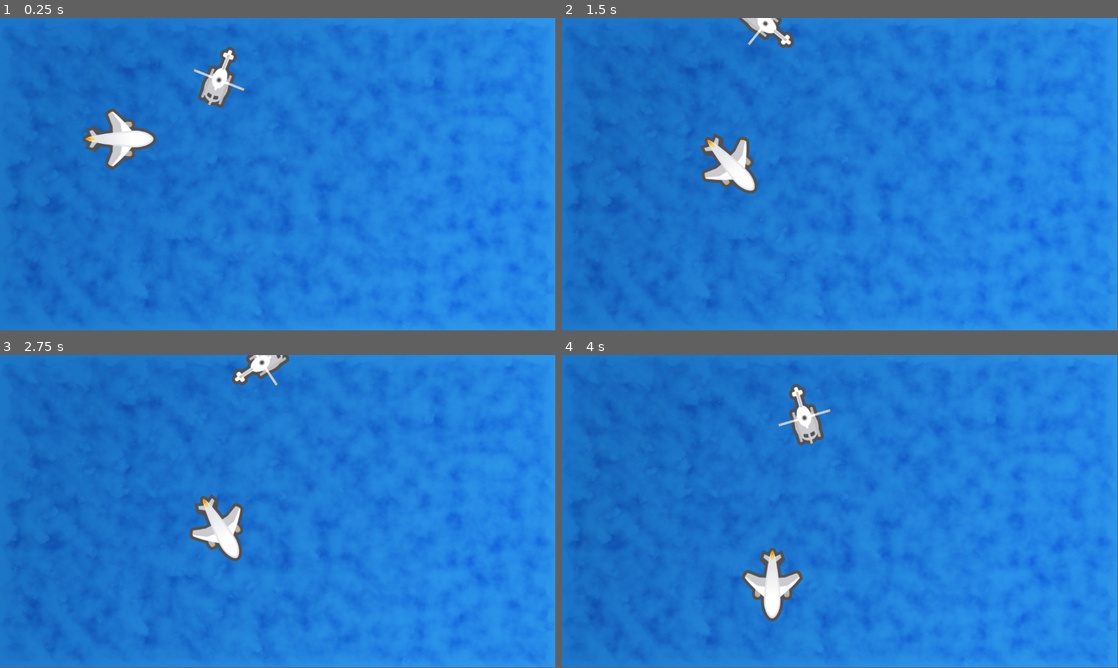
Above: before the commit, frames 1-4 (two rows, left to right).
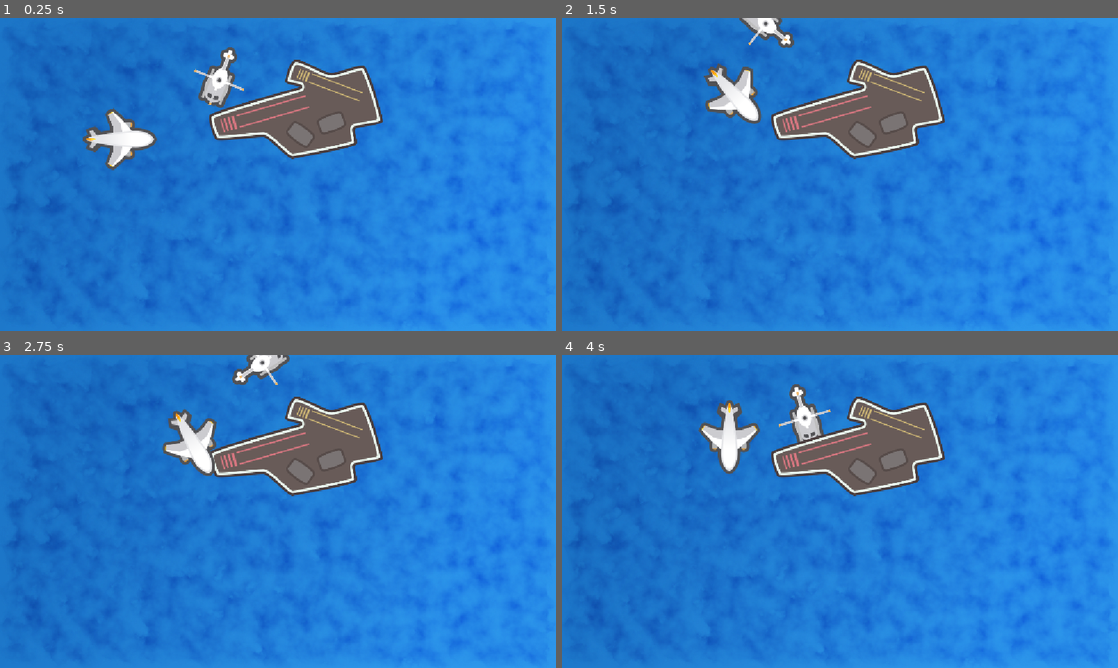
Above: after the commit, the same moments.

Repository: filipeAugusto99/FoudationsGodot
Game: Godot game, scene res://Scenes/Ocean/Ocean.tscn
Two runs of this game, one before a commit and one after it. Both use one fixed random seed, a clock stepped at 60 frames per second and the inputs below.
Inputs:
- Up to frame 1 (0.25 s): no input
- Up to frame 2 (1.5 s): tap Enter (ui_accept) at 0.5, 0.6, 0.77, 1.07, 1.35 s; hold Right (ui_right) 0.53-1.28 s; hold Left (ui_left) from 1.28 s (still down)
- Up to frame 3 (2.75 s): tap Enter (ui_accept) at 1.52, 1.82, 2.1 s; release Left (ui_left) at 2.03 s; hold Right (ui_right) from 2.03 s (still down)
- Up to frame 4 (4 s): tap Enter (ui_accept) at 2.85, 3.02, 3.32, 3.6, 3.77 s; release Right (ui_right) at 3.53 s; hold Left (ui_left) from 3.53 s (still down)
The window is 799x449 before the commit and 800x450 after it. Grey fills any space a smaller window leaves; there, only what the larger window draws over its background counts as a difference.

The runs differ from the first frame. In frame 1, 6.2% of the frame differs, in the area x 0-69%, y 9-100%; in frame 2, 8.5%; in frame 3, 8.5%; in frame 4, 8.6%.

Commit message:
Position and Global Position

Diff:
--- a/plane-game/Scenes/Ocean/Ocean.tscn
+++ b/plane-game/Scenes/Ocean/Ocean.tscn
@@ -5,6 +5,7 @@
 [ext_resource type="Texture2D" uid="uid://bhgg1tsdw1wqo" path="res://Assets/Plane.png" id="2_y20wh"]
 [ext_resource type="Texture2D" uid="uid://ej8gd8714mdm" path="res://Assets/Helicopter.png" id="3_fyc3p"]
 [ext_resource type="AudioStream" uid="uid://bqey0l188sb4d" path="res://Assets/eating.wav" id="5_fyc3p"]
+[ext_resource type="Texture2D" uid="uid://dey17slchef2l" path="res://Assets/Carrier.png" id="5_t11xa"]
 
 [node name="Ocean" type="Node2D" unique_id=1181523998]
 script = ExtResource("1_y20wh")
@@ -13,10 +14,6 @@
 texture = ExtResource("1_2ucyk")
 centered = false
 
-[node name="Plane" type="Sprite2D" parent="." unique_id=2046711761]
-position = Vector2(223, 251)
-texture = ExtResource("2_y20wh")
-
 [node name="Heli" type="Sprite2D" parent="." unique_id=1721312248]
 position = Vector2(482, 125)
 rotation = 1.5707964
@@ -24,3 +21,11 @@
 
 [node name="EatingSound" type="AudioStreamPlayer" parent="." unique_id=656825188]
 stream = ExtResource("5_fyc3p")
+
+[node name="Carrier" type="Sprite2D" parent="." unique_id=1761446161]
+position = Vector2(613, 189)
+texture = ExtResource("5_t11xa")
+
+[node name="Plane" type="Sprite2D" parent="Carrier" unique_id=2046711761]
+position = Vector2(-390, 62)
+texture = ExtResource("2_y20wh")
--- a/plane-game/Scenes/Ocean/ocean.gd
+++ b/plane-game/Scenes/Ocean/ocean.gd
@@ -1,6 +1,6 @@
 extends Node2D
 
-@onready var plane: Sprite2D = $Plane
+@onready var plane: Sprite2D = $Carrier/Plane
 @onready var heli: Sprite2D = $Heli
 @onready var eating_sound: AudioStreamPlayer = $EatingSound
 
@@ -24,9 +24,4 @@
 		plane.rotate(1.5 * delta)
 
 	if Input.is_action_just_pressed("ui_accept"):
-		eating_sound.play()
-
-
-func _unhandled_input(event):
-	if event.is_action_pressed("ui_left"):
-		print("ui_left detected")
+		plane.global_position = Vector2(350, 150)
--- a/plane-game/project.godot
+++ b/plane-game/project.godot
@@ -14,6 +14,15 @@
 run/main_scene="uid://ddonk3df4keie"
 config/features=PackedStringArray("4.6", "GL Compatibility")
 config/icon="res://icon.svg"
+
+[display]
+
+window/stretch/mode="canvas_items"
+
+[editor]
+
+naming/scene_name_casing=1
+naming/script_name_casing=1
 
 [input]
 
